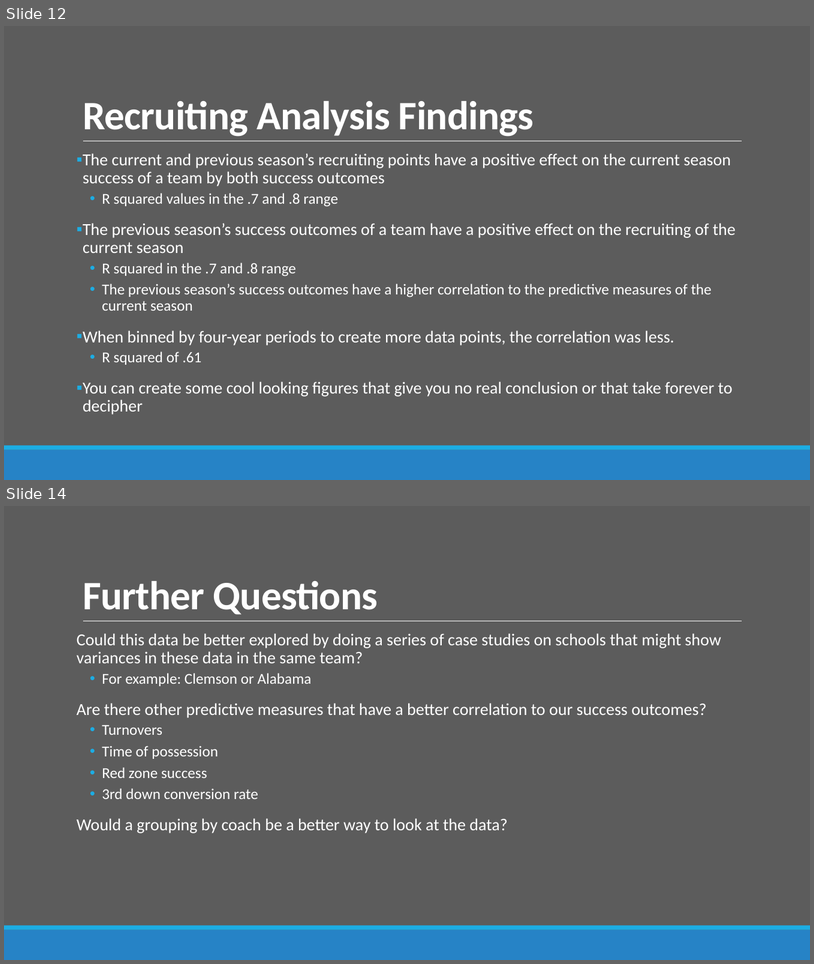
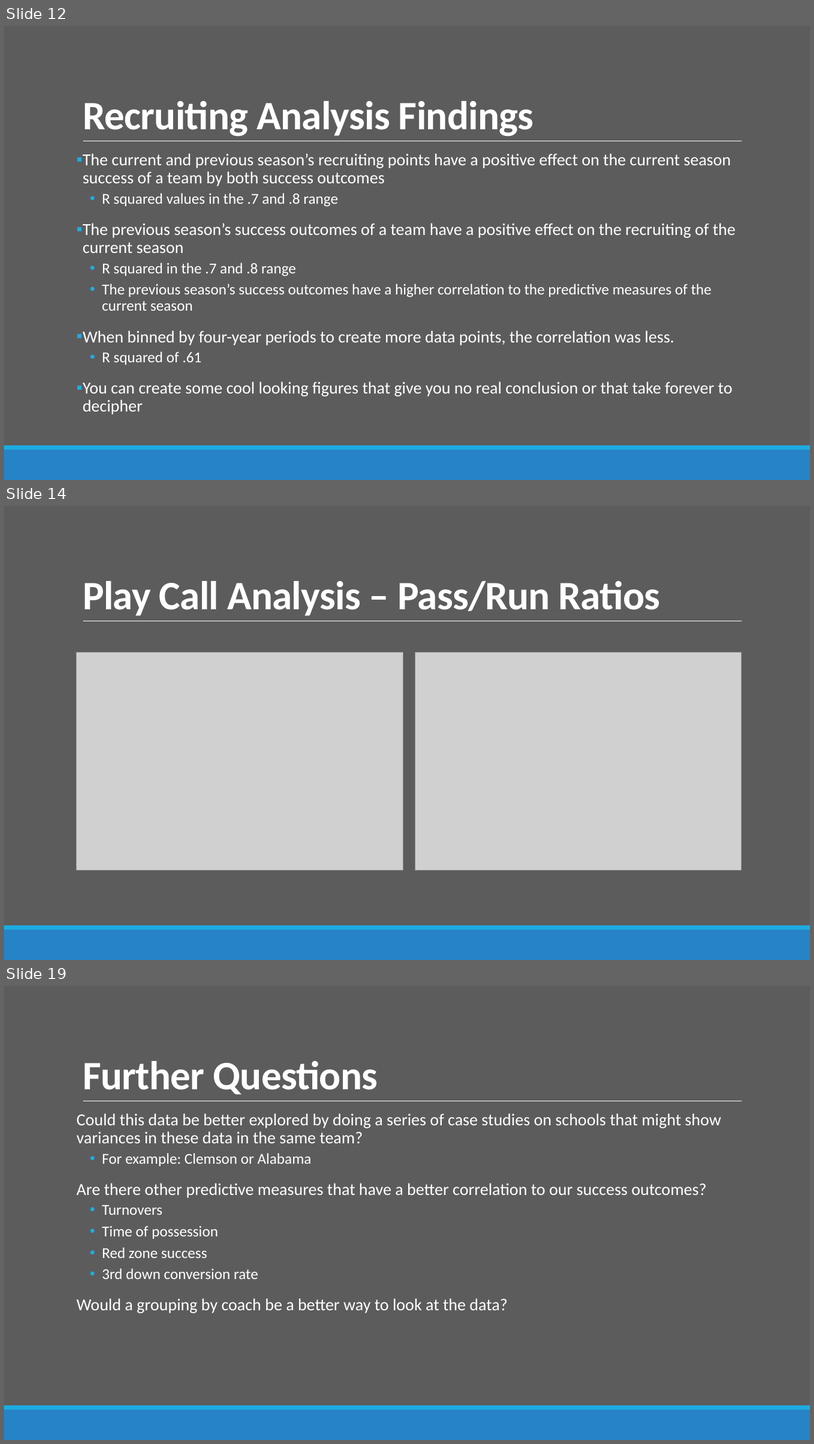
Before and after one commit to bdowd91/Project-1, a slide deck: CFBPresentation.pptx. Shown one above the other, each under a label of ours: slides 12 and 14 before the commit, slides 12, 14 and 19 after it; the slides between them are not shown. The pictures are 814x964 and 814x1444 pixels, drawn with LibreOffice and Linux fonts; fonts in the diff are those of the drawing; grey boxes stand for pictures. Boxes give left, top, right and bottom in pixels: in the first picture for what was removed or moved away, otherwise in the second. Text is boxed around its words. In the diff, an @@ line names an element or a change of style, - is before the commit and + after.

Commit message:
Small code changes and figure changes. Added key figures to PPT for play calling analysis

```diff
--- a/CFBPresentation.pptx
+++ b/CFBPresentation.pptx
@@ slide 14 added at (4,506,810,960), background #5C5C5C; not listed: 3 template elements that a slide beside it also shows @@
@@ title added at (83,581,660,616), 48 pt, text #FFFFFF, bold @@
+Play Call Analysis – Pass/Run Ratios
@@ picture added at (77,652,403,870) @@
@@ picture added at (416,652,742,870) @@
@@ what was slide 14 is now slide 19 @@
```
Also in this commit, not shown: 1 slide changed, 4 other slides added, 21 other files.
